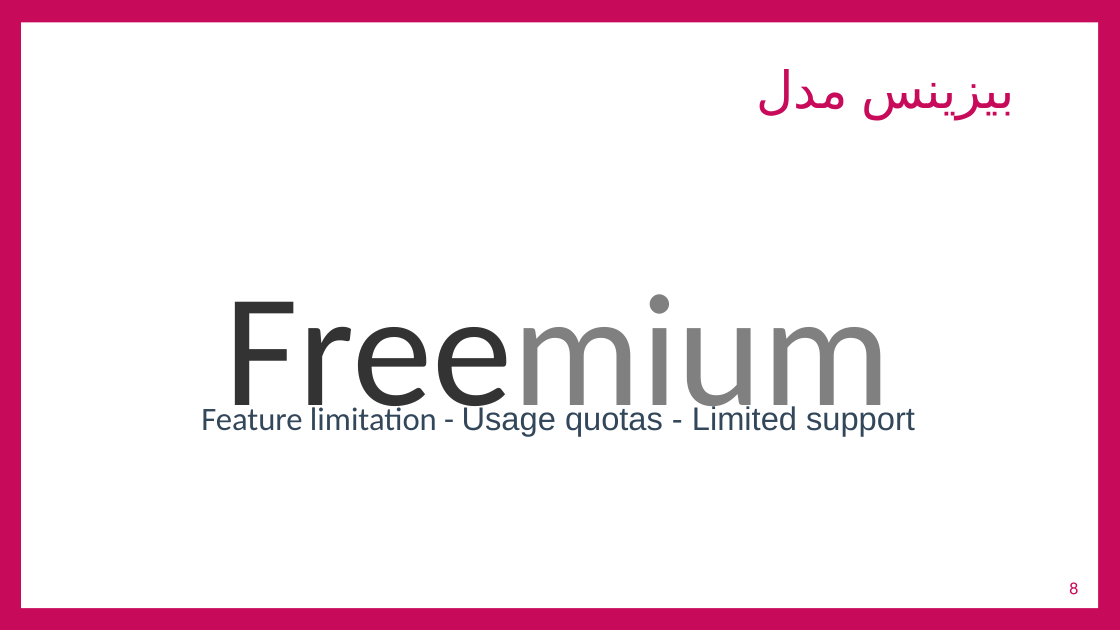
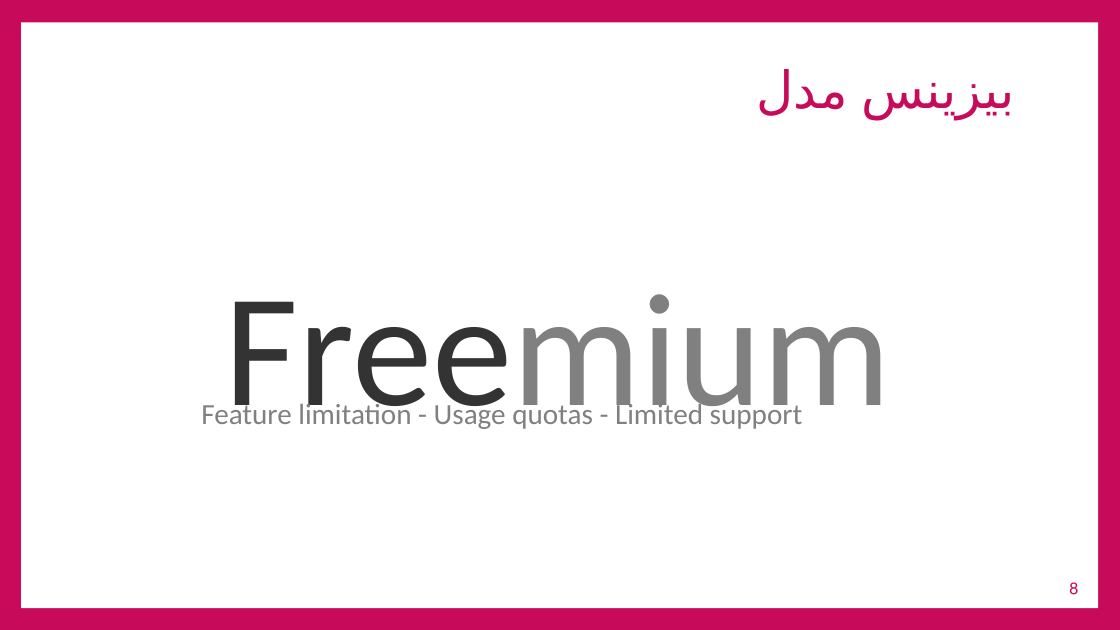
Before and after one commit to ghasemizade/talambar_cdn, a slide deck: slide 8 of business/PitchDeck/JIbres-PitchDeck-v1.pptx. Drawn at 1120x630 pixels with LibreOffice and Linux fonts; fonts in the diff are those of the drawing; background and template pictures are left out. Boxes give left, top, right and bottom in pixels: in the first picture for what was removed or moved away, otherwise in the second. Text is boxed around its words. In the diff, an @@ line names an element or a change of style, - is before the commit and + after.

```diff
--- a/business/PitchDeck/JIbres-PitchDeck-v1.pptx
+++ b/business/PitchDeck/JIbres-PitchDeck-v1.pptx
@@ text "Feature limitation - Usage quotas ..." at (201,400,803,429): size 28 to 25 pt, text colour #33475B to #808080; font Arial to Calibri in "Usage quotas - Limited support" @@
```
Also in this commit, not shown: 1 slide removed, 2 other files.
